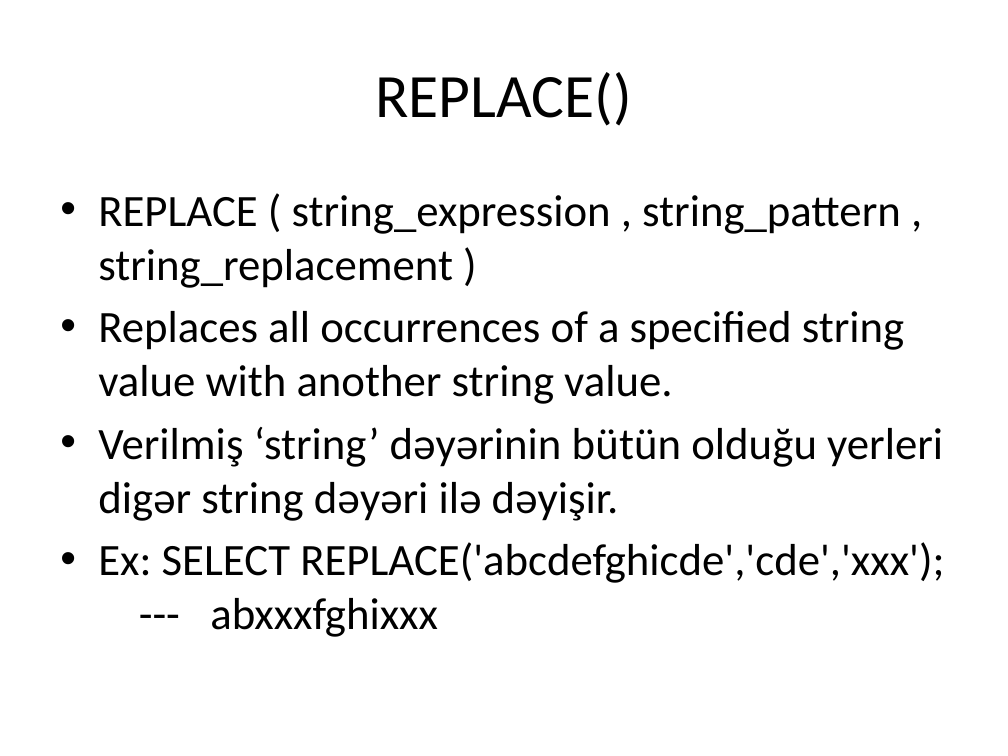
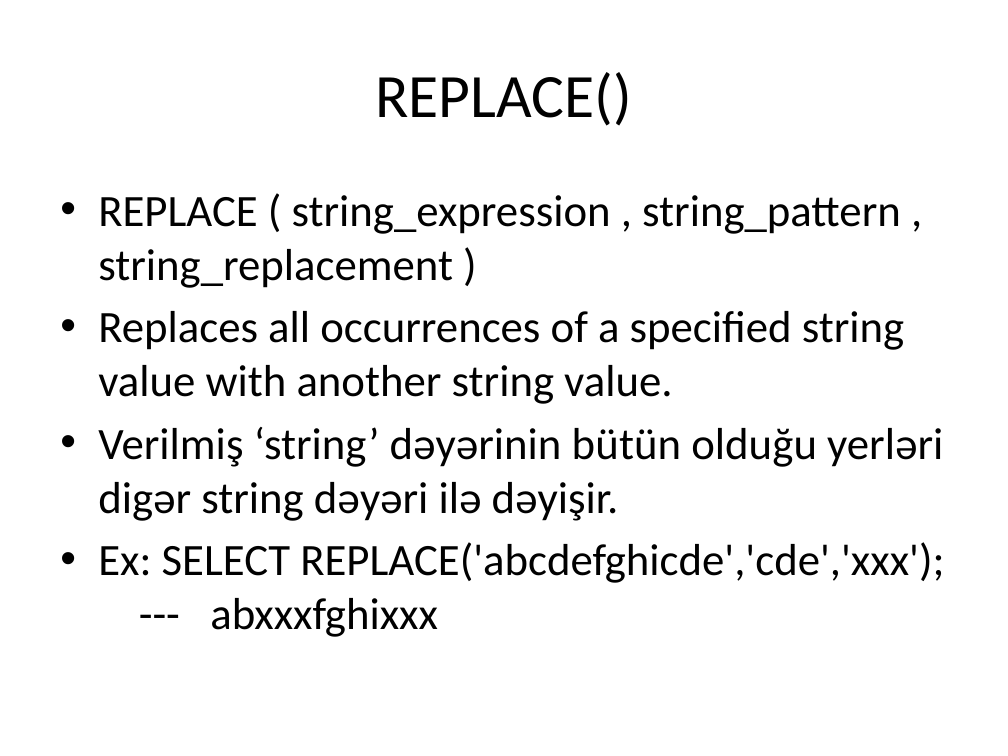
Before and after one commit to s-jamal/P202-25.04.2017, a slide deck: slide 13 of sql string functions.pptx. Drawn at 1008x756 pixels with LibreOffice and Linux fonts; fonts in the diff are those of the drawing. Boxes give left, top, right and bottom in pixels: in the first picture for what was removed or moved away, otherwise in the second. Text is boxed around its words. In the diff, an @@ line names an element or a change of style, - is before the commit and + after.

```diff
--- a/sql string functions.pptx
+++ b/sql string functions.pptx
@@ text at [98, 427, 943, 521]: text changed @@
-• Verilmiş ‘string’ dəyərinin bütün olduğu yerleri digər string dəyəri ilə dəyişir.
+• Verilmiş ‘string’ dəyərinin bütün olduğu yerləri digər string dəyəri ilə dəyişir.
```
Also in this commit, not shown: 9 other slides changed.
